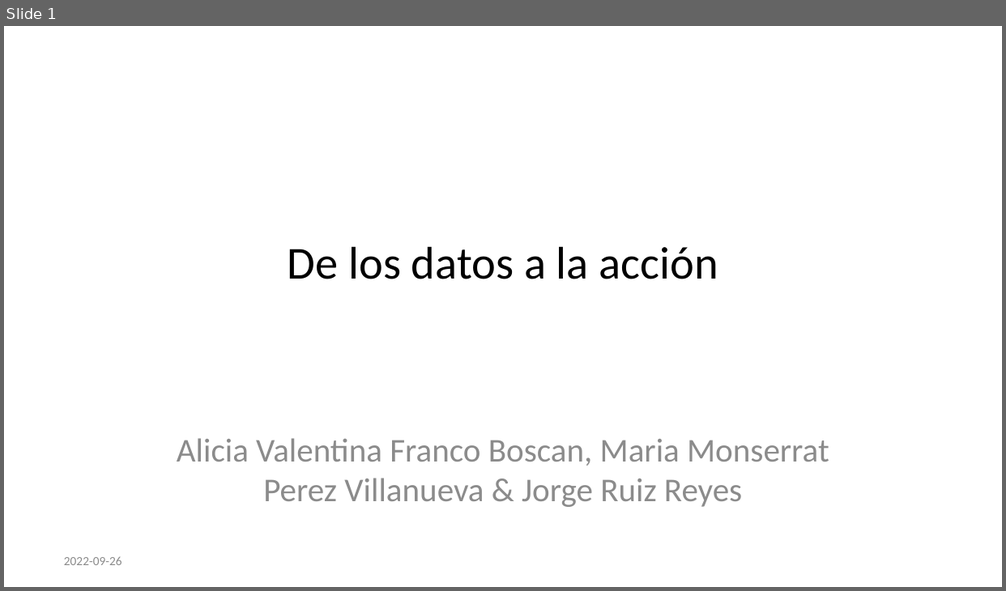
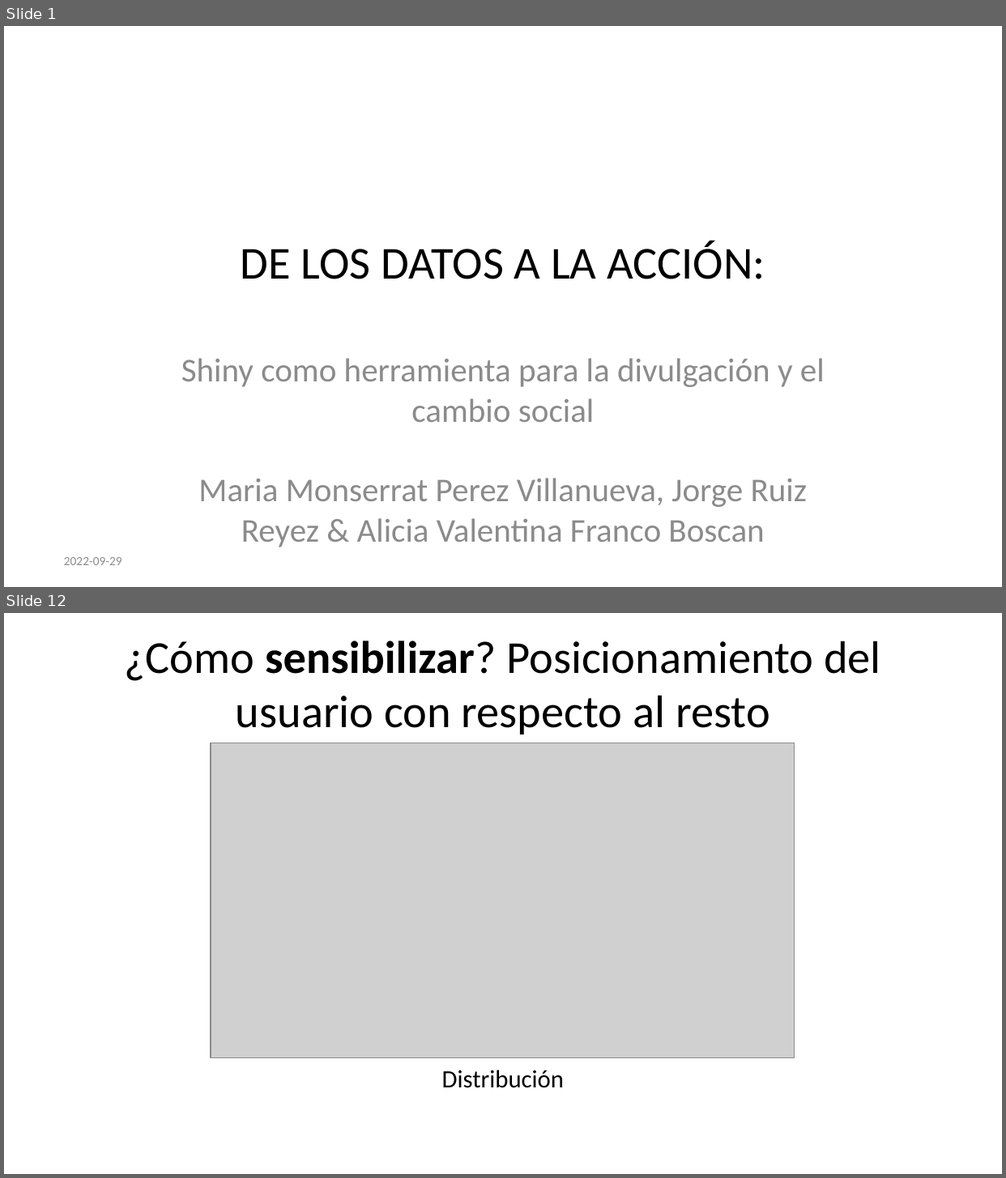
Before and after one commit to datacivica/ppt-huelladecuidados-LatinR, a slide deck: ppt-LatinR.pptx. Shown one above the other, each under a label of ours: slide 1 before the commit, slides 1 and 12 after it; the slides between them are not shown. The pictures are 1006x591 and 1006x1178 pixels, drawn with LibreOffice and Linux fonts; fonts in the diff are those of the drawing; grey boxes stand for pictures. Boxes give left, top, right and bottom in pixels: in the first picture for what was removed or moved away, otherwise in the second. Text is boxed around its words. In the diff, an @@ line names an element or a change of style, - is before the commit and + after.

```diff
--- a/ppt-LatinR.pptx
+++ b/ppt-LatinR.pptx
@@ slide 12 added at box(4, 613, 1002, 1174), background #FFFFFF @@
@@ title added at box(125, 641, 881, 735), 33 pt, text #000000 @@
+¿Cómo sensibilizar? Posicionamiento del usuario con respecto al resto
@@ picture added at box(211, 743, 795, 1058) @@
@@ text added at box(442, 1070, 564, 1088), 18 pt, text #000000 @@
+Distribución
@@ slide 1 changed as well @@
@@ title at box(241, 241, 765, 280): text changed @@
-De los datos a la acción
+DE LOS DATOS A LA ACCIÓN:
@@ subtitle at box(181, 358, 825, 548): text changed @@
-Alicia Valentina Franco Boscan, Maria Monserrat Perez Villanueva & Jorge Ruiz Reyes
+Shiny como herramienta para la divulgación y el cambio social
+Maria Monserrat Perez Villanueva, Jorge Ruiz Reyez & Alicia Valentina Franco Boscan
@@ text at box(64, 557, 122, 565): text changed @@
-2022-09-26
+2022-09-29
```
Also in this commit, not shown: 23 other slides added, 4 slides removed, 29 other files.
